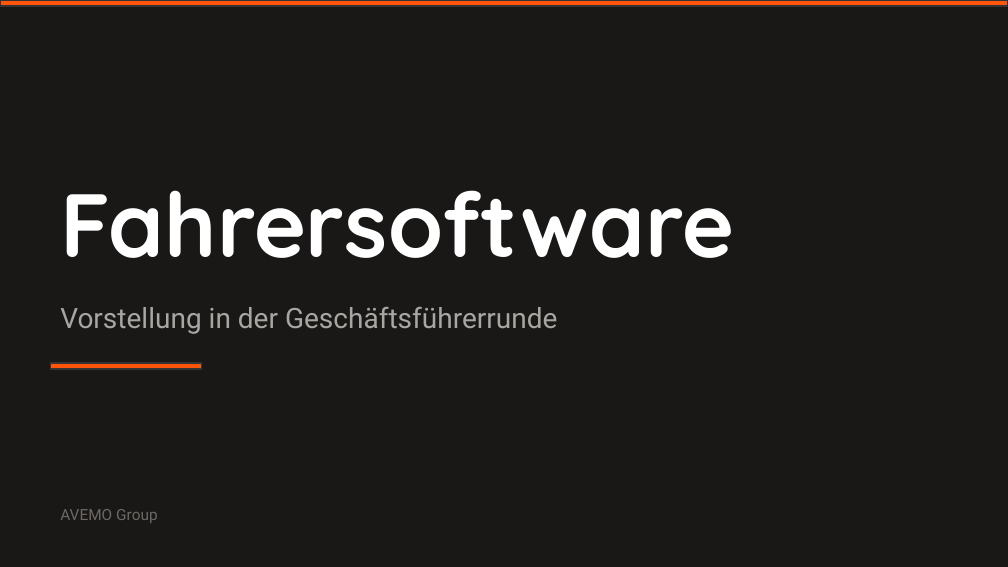
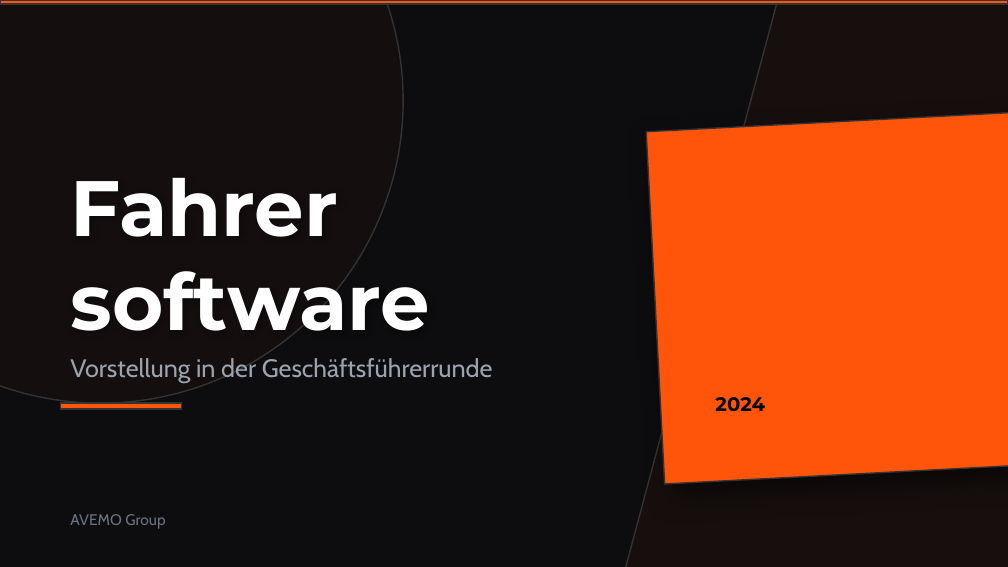
Before and after one commit to 0verhead/fahrerplanung-presentation, a slide deck: slide 1 of output/fahrersoftware-magnum-opus.pptx. Drawn at 1008x567 pixels with LibreOffice and Linux fonts; fonts in the diff are those of the drawing. Boxes give left, top, right and bottom in pixels: in the first picture for what was removed or moved away, otherwise in the second. Text is boxed around its words. In the diff, an @@ line names an element or a change of style, - is before the commit and + after.

```diff
--- a/output/fahrersoftware-magnum-opus.pptx
+++ b/output/fahrersoftware-magnum-opus.pptx
@@ background #1A1816 to #0D0D0F @@
@@ ellipse added at (0, 0, 403, 403), fill #FF550A at 3% opacity, outline #333333 1 pt @@
@@ rectangle added at (610, 0, 1008, 567), fill #FF550A at 4% opacity, outline #333333 1 pt @@
@@ rectangle added at (646, 111, 1008, 484), fill #FF550A, outline #333333 1 pt @@
@@ text added at (70, 177, 430, 331), 56 pt, text #FFFFFF, bold @@
+Fahrer
+software
@@ text removed at (60, 190, 734, 258) @@
-Fahrersoftware
@@ text "Vorstellung in der Geschäftsführerrunde": place and size @@
-text "Vorstellung in der Geschäftsführerrunde" at (60, 307, 557, 334)
+text "Vorstellung in der Geschäftsführerrunde" at (70, 358, 493, 384)
@@ text "Vorstellung in der Geschäftsführerrunde" at (70, 358, 493, 384): size 20 to 18 pt, font Roboto to Cabin, text colour #A8A5A2 to #9CA3AF @@
@@ rectangle: place and size @@
-rectangle at (50, 363, 202, 369)
+rectangle at (60, 403, 181, 409)
@@ text added at (715, 397, 765, 412), 14 pt, text #000000, bold @@
+2024
@@ text "AVEMO Group": place and size @@
-text "AVEMO Group" at (60, 509, 158, 523)
+text "AVEMO Group" at (70, 514, 165, 529)
@@ text "AVEMO Group" at (70, 514, 165, 529): font Roboto to Cabin, text colour #6B6865 to #6B7280 @@
```
Also in this commit, not shown: 11 other slides changed, 1 other file.
